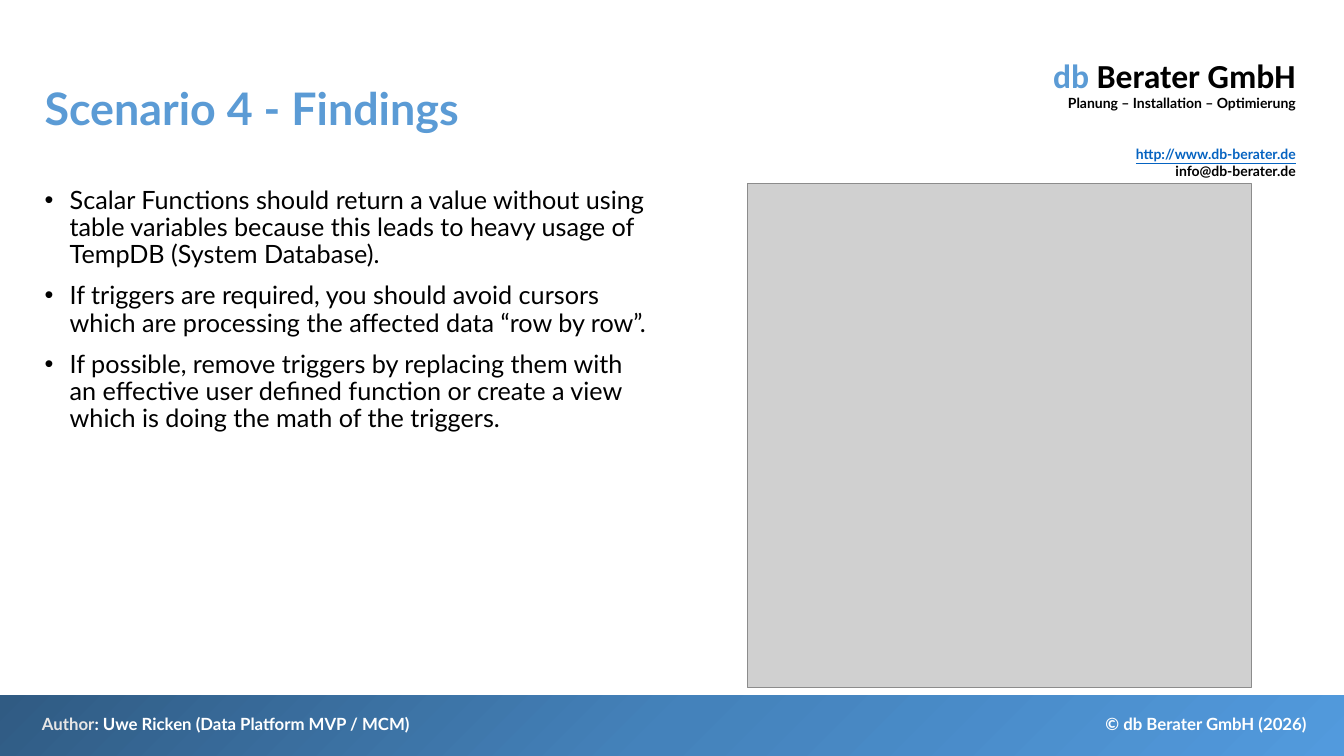
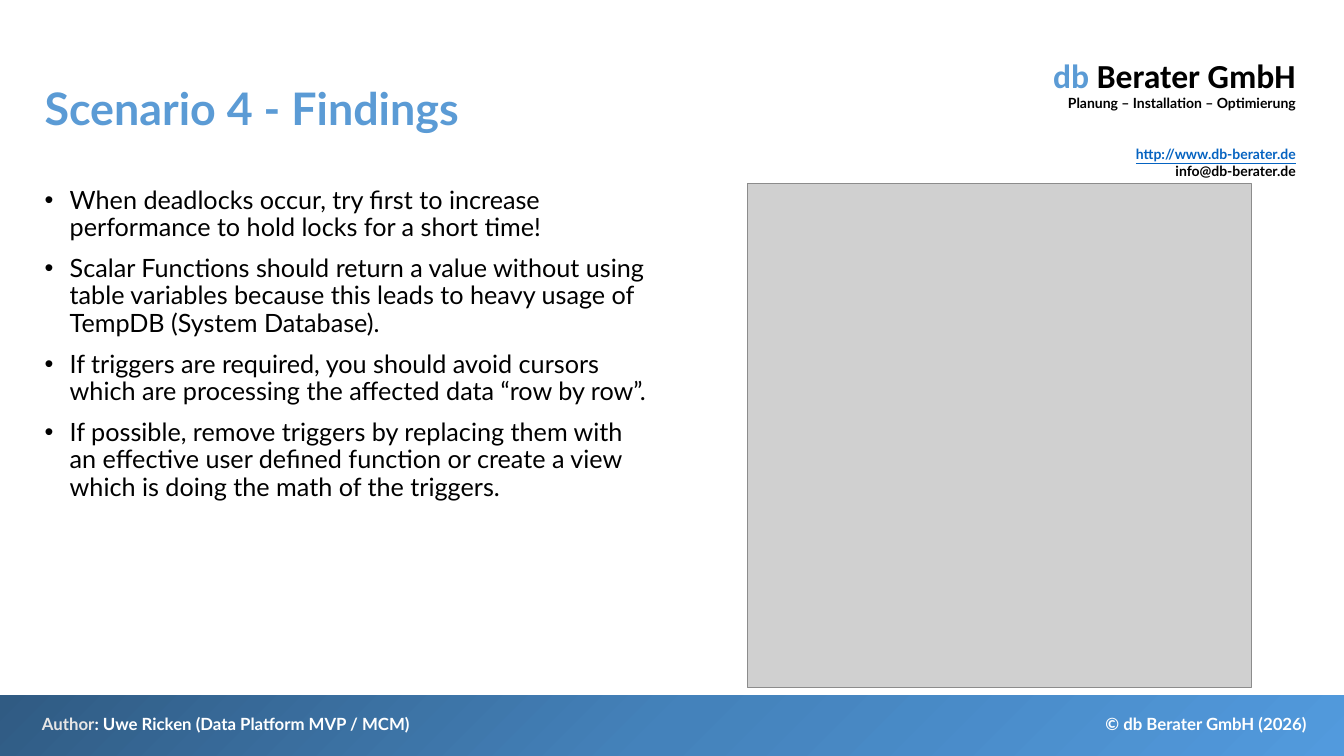
Before and after one commit to db-berater/speedup-your-sql-code, a slide deck: slide 35 of 01 - Documents and Preparation/Accelerate your T-SQL Code.pptx. Drawn at 1344x756 pixels with LibreOffice and Linux fonts; fonts in the diff are those of the drawing; grey boxes stand for pictures. Boxes give left, top, right and bottom in pixels: in the first picture for what was removed or moved away, otherwise in the second. Text is boxed around its words. In the diff, an @@ line names an element or a change of style, - is before the commit and + after.

Commit message:
Update Scenario #4

```diff
--- a/01 - Documents and Preparation/Accelerate your T-SQL Code.pptx
+++ b/01 - Documents and Preparation/Accelerate your T-SQL Code.pptx
@@ text at <box>70,190,541,240</box>: paragraph added @@
+• When deadlocks occur, try first to increase performance to hold locks for a short time!
```
Also in this commit, not shown: 1 other slide changed, 8 other files.
